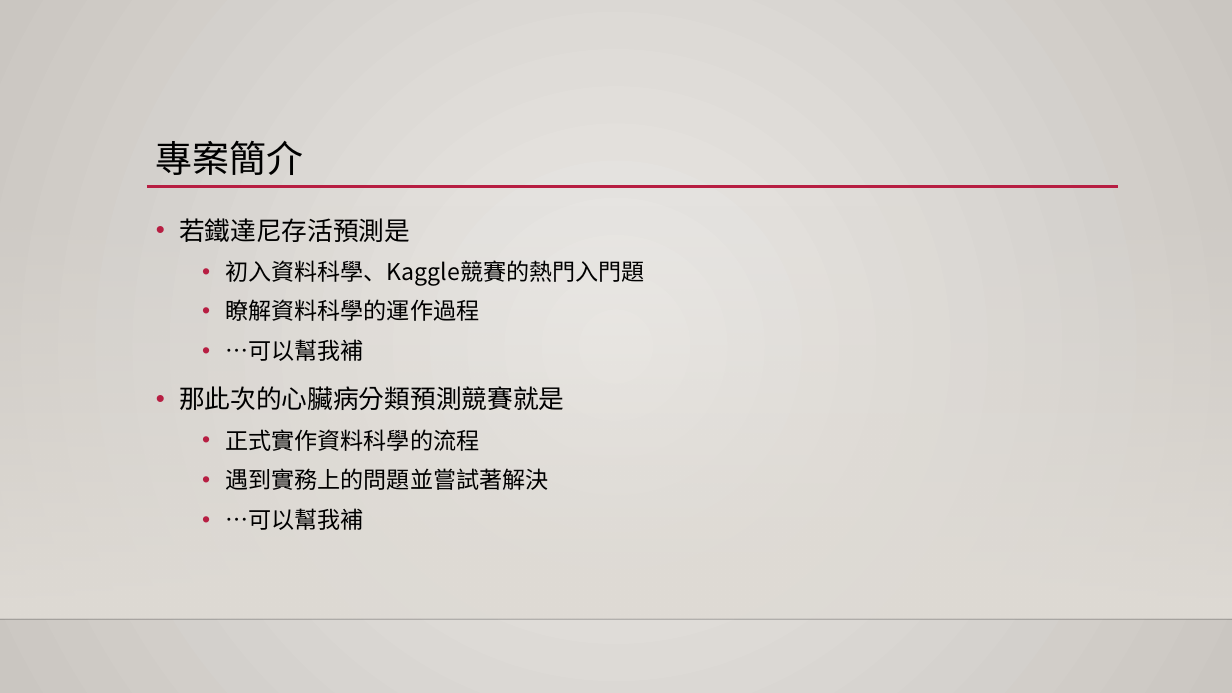
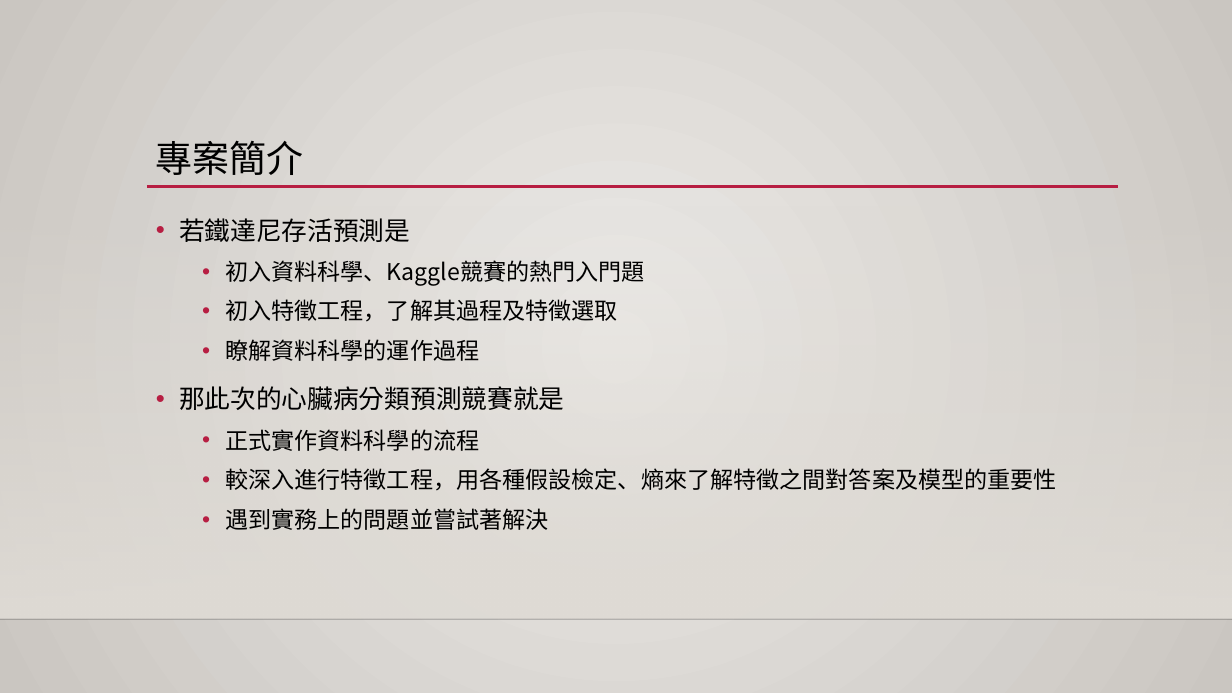
Before and after one commit to 1082-datascience/finalproject-finalproject-1082ds_group3, a slide deck: slide 3 of docs/final_report.pptx. Drawn at 1232x693 pixels with LibreOffice and Linux fonts; fonts in the diff are those of the drawing; background and template pictures are left out. Boxes give left, top, right and bottom in pixels: in the first picture for what was removed or moved away, otherwise in the second. Text is boxed around its words. In the diff, an @@ line names an element or a change of style, - is before the commit and + after.

```diff
--- a/docs/final_report.pptx
+++ b/docs/final_report.pptx
@@ text at [225,299,618,322]: paragraph added @@
+  • 初入特徵工程，了解其過程及特徵選取
@@ text at [225,339,364,361]: paragraph removed @@
-  • …可以幫我補
@@ text at [225,468,1057,491]: paragraph added @@
+  • 較深入進行特徵工程，用各種假設檢定、熵來了解特徵之間對答案及模型的重要性
@@ text at [225,508,364,530]: paragraph removed @@
-  • …可以幫我補
```
Also in this commit, not shown: 3 other slides changed, 9 slides added, 1 slide removed, 4 other files.
